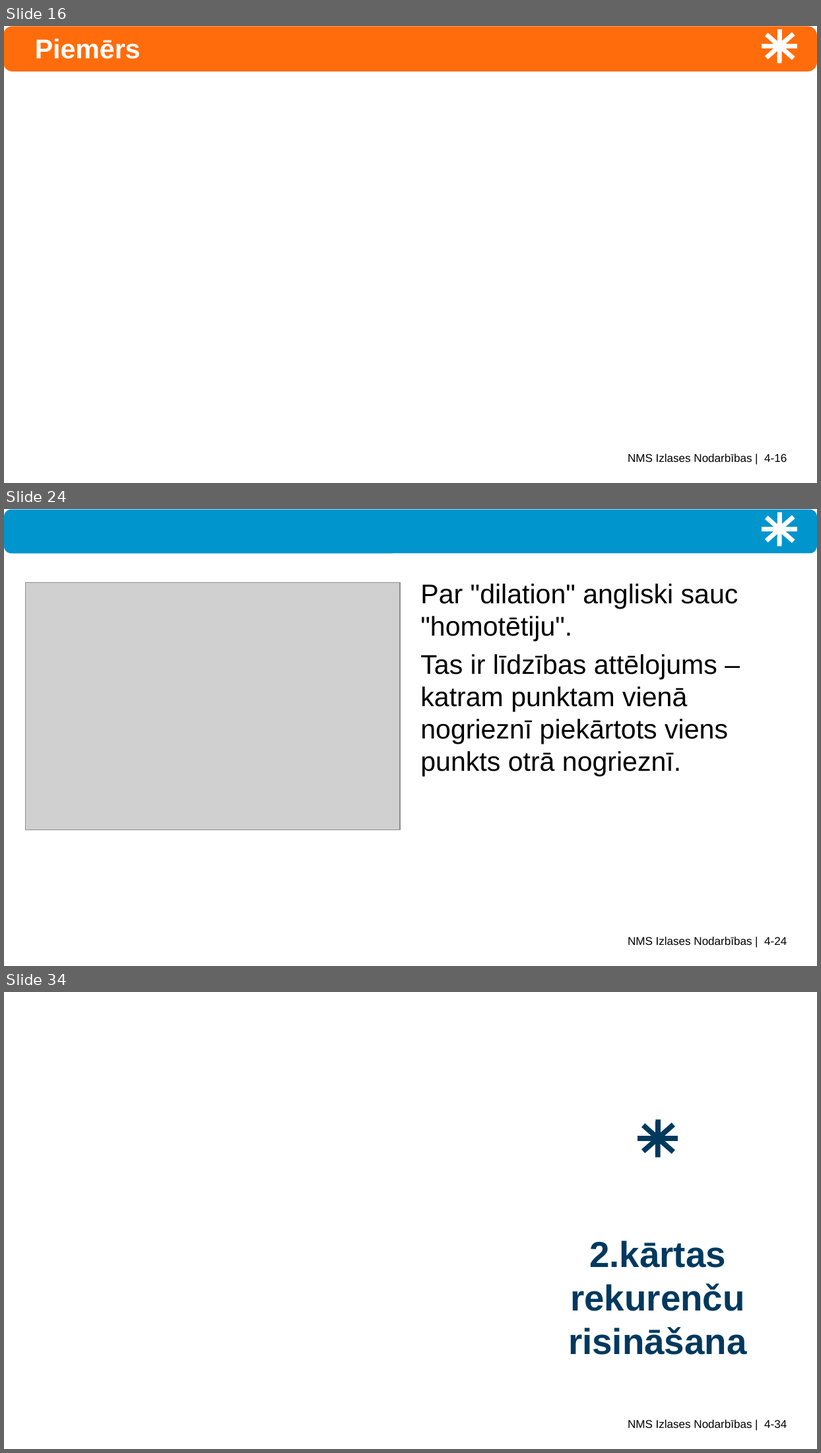
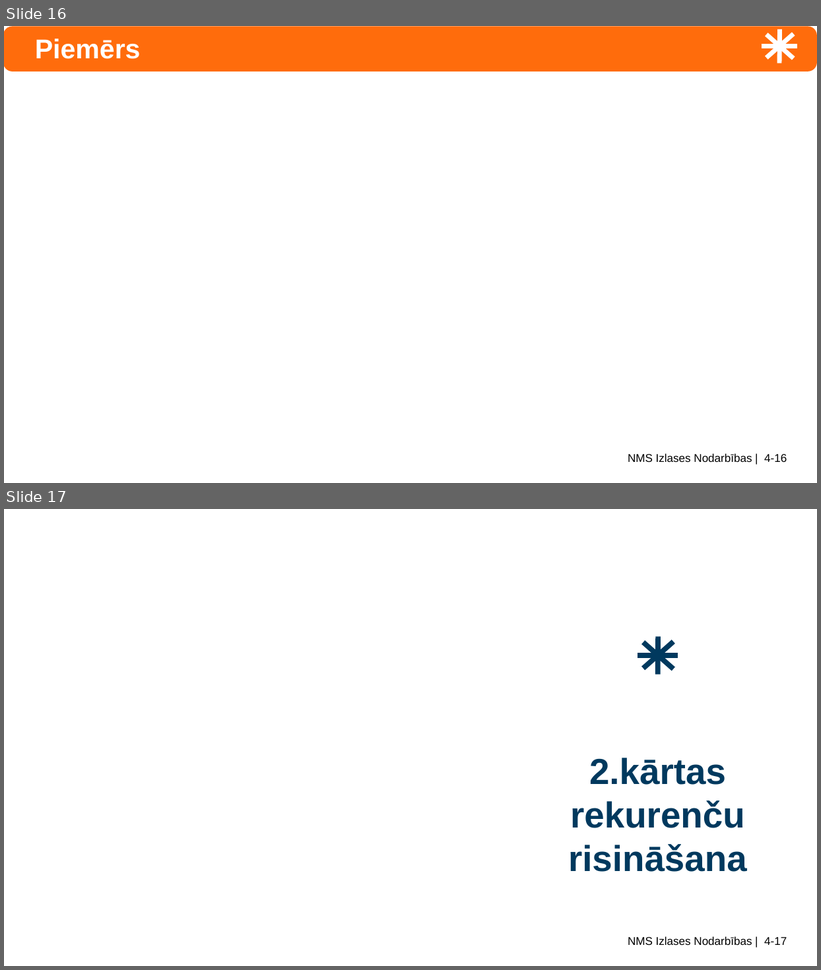
Before and after one commit to kapsitis/math, a slide deck: src/site/numtheory/slides/ntjun04-rational-irational.pptx. Shown one above the other, each under a label of ours: slides 16, 24 and 34 before the commit, slides 16 and 17 after it; the slides between them are not shown. The pictures are 821x1453 and 821x970 pixels, drawn with LibreOffice and Linux fonts; fonts in the diff are those of the drawing; grey boxes stand for pictures. Boxes give left, top, right and bottom in pixels: in the first picture for what was removed or moved away, otherwise in the second. Text is boxed around its words. In the diff, an @@ line names an element or a change of style, - is before the commit and + after.

```diff
--- a/src/site/numtheory/slides/ntjun04-rational-irational.pptx
+++ b/src/site/numtheory/slides/ntjun04-rational-irational.pptx
@@ slide 24 removed at <box>4,509,817,966</box>, background #FFFFFF; not listed: 5 template elements that a slide beside it also shows @@
@@ rounded rectangle removed at <box>4,509,817,553</box> @@
@@ picture removed at <box>26,583,400,830</box> @@
@@ text removed at <box>420,584,739,777</box> @@
-Par "dilation" angliski sauc "homotētiju".
-Tas ir līdzības attēlojums – katram punktam vienā nogrieznī piekārtots viens punkts otrā nogrieznī.
@@ what was slide 34 is now slide 17 @@
@@ text at <box>628,937,787,945</box>: text changed @@
-NMS Izlases Nodarbības | 4-34
+NMS Izlases Nodarbības | 4-17
```
Also in this commit, not shown: 21 slides added, 16 other slides removed, 31 other files.
